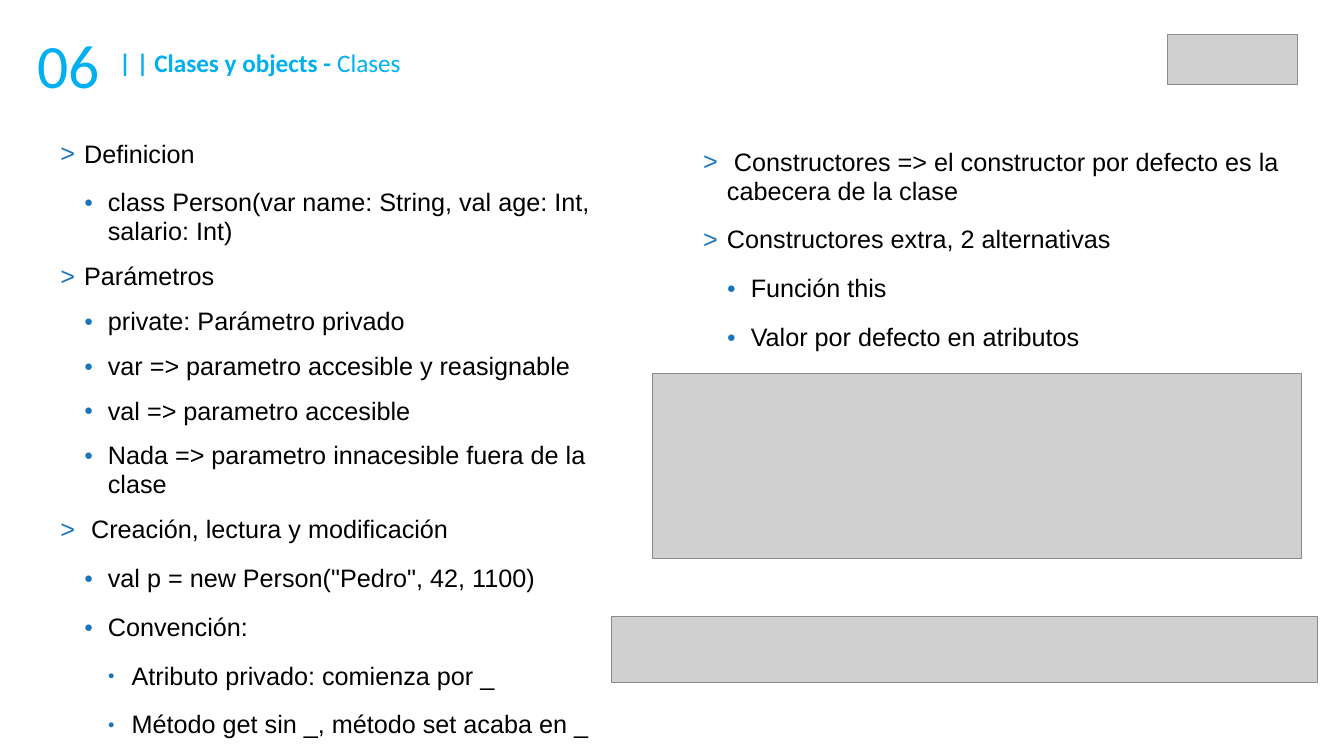
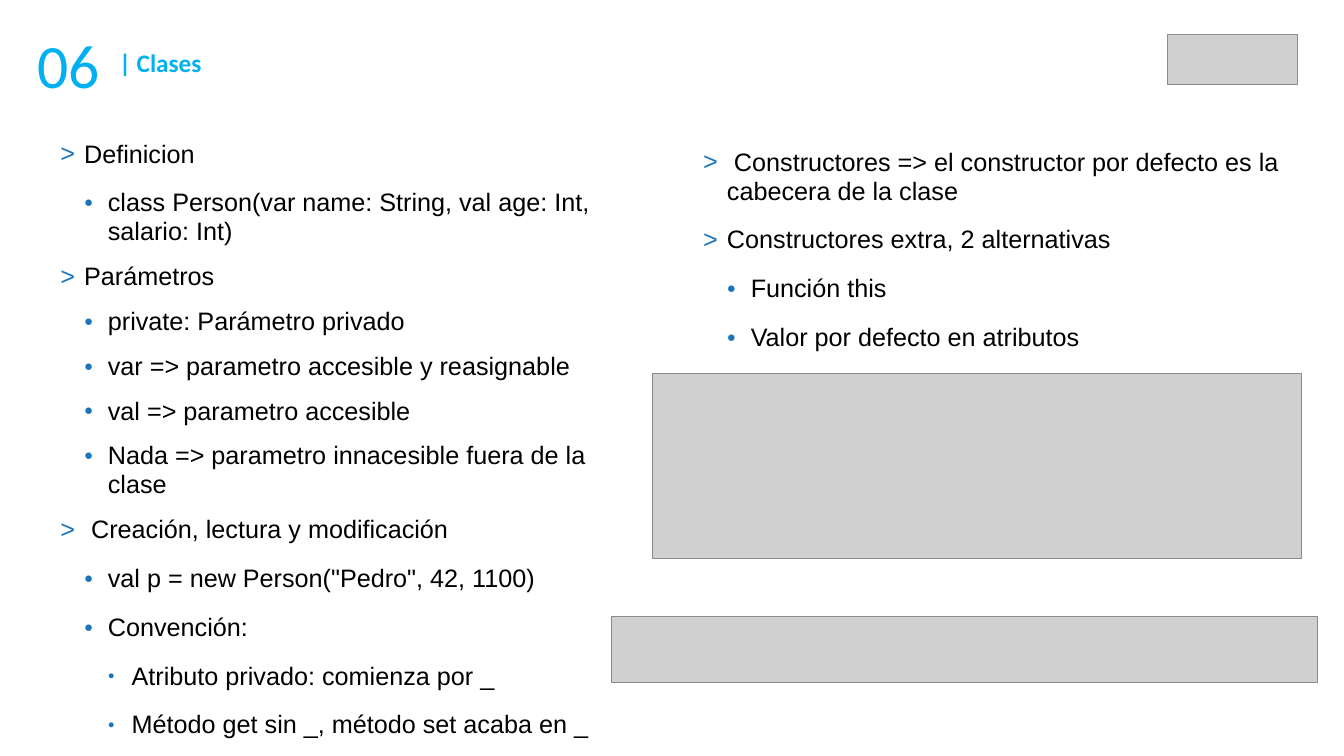
Before and after one commit to DaniGCaff/cursoScalaMay18, a slide deck: slide 17 of guiones/dia2.odp. Drawn at 1344x756 pixels with LibreOffice and Linux fonts; fonts in the diff are those of the drawing; grey boxes stand for pictures. Boxes give left, top, right and bottom in pixels: in the first picture for what was removed or moved away, otherwise in the second. Text is boxed around its words. In the diff, an @@ line names an element or a change of style, - is before the commit and + after.

```diff
--- a/guiones/dia2.odp
+++ b/guiones/dia2.odp
@@ text at <box>137,54,202,73</box>: text changed @@
-| | Clases y objects - Clases
+| Clases
```
Also in this commit, not shown: 3 other slides changed, 4 slides added, 8 other files.
